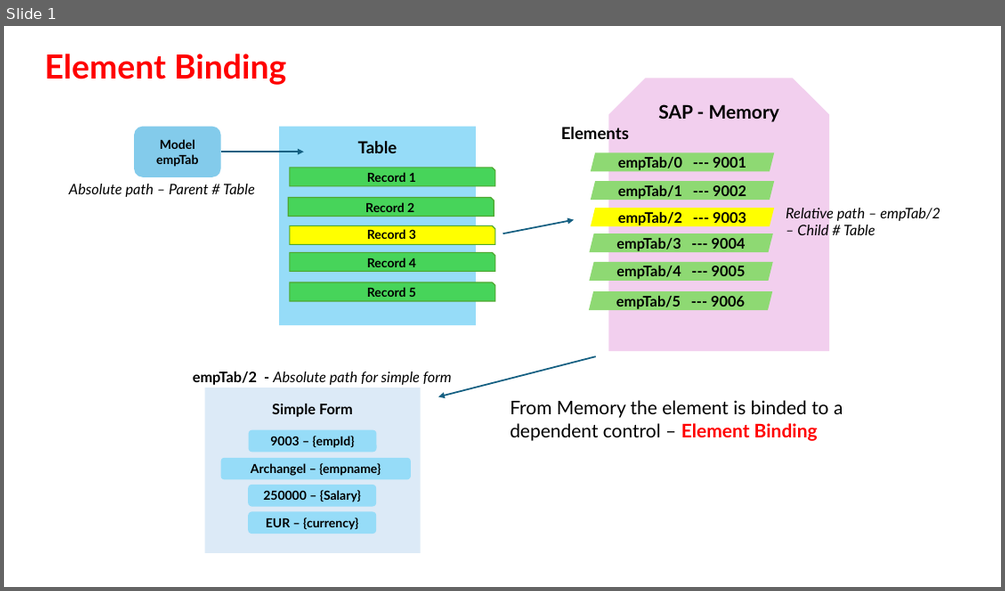
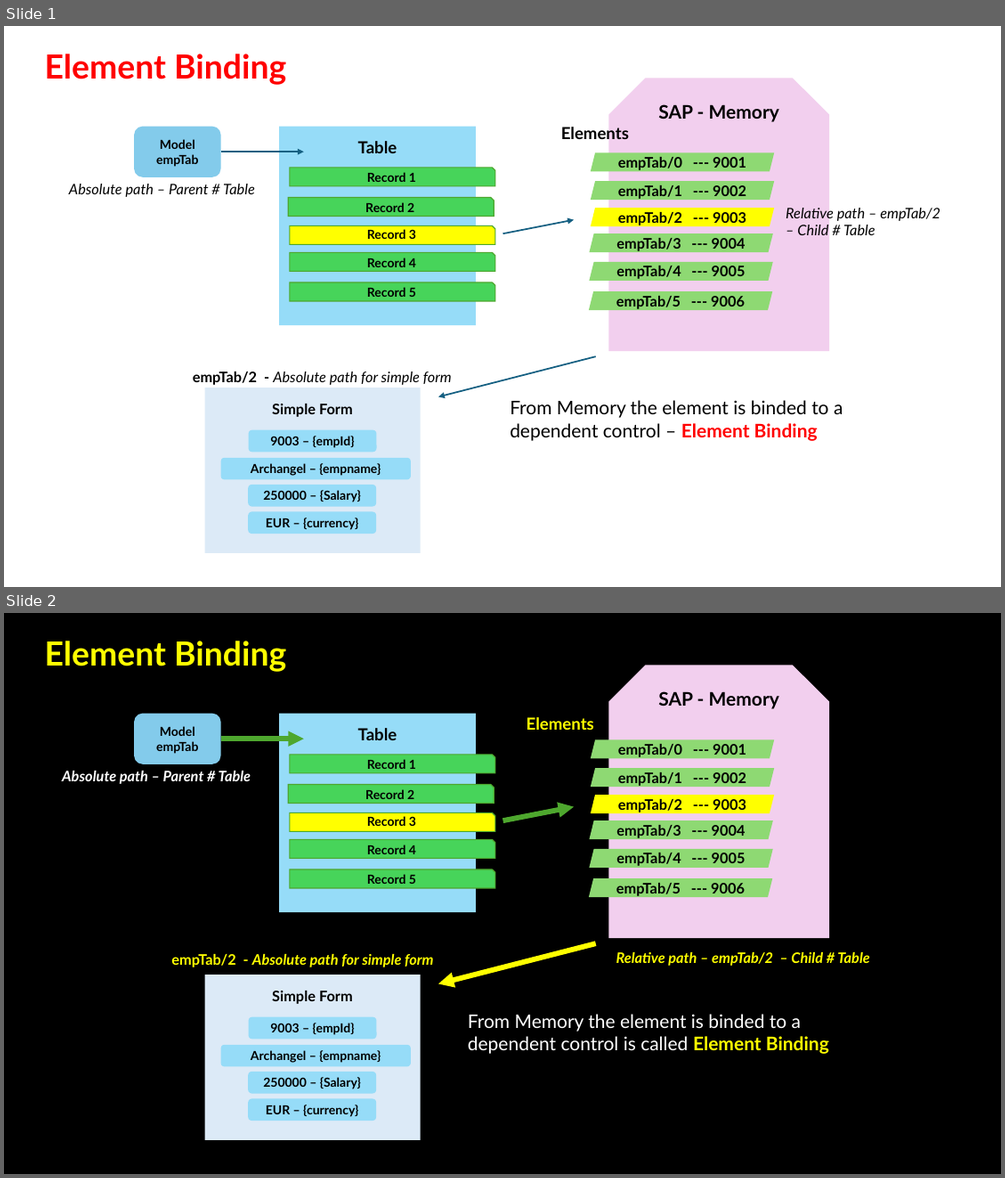
Before and after one commit to Octavius-Dante/Arthelais, a slide deck: ex_15/Element binding.pptx. Shown one above the other, each under a label of ours: slide 1 before the commit, slides 1 and 2 after it. The pictures are 1005x591 and 1005x1178 pixels, drawn with LibreOffice and Linux fonts; fonts in the diff are those of the drawing. Boxes give left, top, right and bottom in pixels: in the first picture for what was removed or moved away, otherwise in the second. Text is boxed around its words. In the diff, an @@ line names an element or a change of style, - is before the commit and + after.

```diff
--- a/ex_15/Element binding.pptx
+++ b/ex_15/Element binding.pptx
@@ slide 2 added at (4,613,1001,1174), background #000000 @@
@@ text added at (45,641,286,672), 32 pt, text #FFFF00, bold @@
+Element Binding
@@ arrow added from (596, 943) to (438, 984), #FFFF00 5 pt @@
@@ group added at (62,665,870,965): 6 parallelograms, 5 snip rects, 3 texts, 2 arrows, 1 rounded rectangle, 1 rectangle, 1 snip same rect @@
+Model
+empTab
+Table
+Record 1
+Record 2
+Record 3
+Record 4
+Record 5
+SAP - Memory
+empTab/0 --- 9001
+empTab/1 --- 9002
+empTab/2 --- 9003
+empTab/3 --- 9004
+empTab/4 --- 9005
+empTab/5 --- 9006
+Elements
+Absolute path – Parent # Table
+Relative path – empTab/2 – Child # Table
@@ text added at (468,1013,829,1054), 18 pt, text #FFFFFF @@
+From Memory the element is binded to a dependent control is called Element Binding
@@ group added at (171,954,433,1140): 4 rounded rectangles, 1 text, 1 rectangle @@
+empTab/2 - Absolute path for simple form
+Simple Form
+9003 – {empId}
+Archangel – {empname}
+250000 – {Salary}
+EUR – {currency}
```
Also in this commit, not shown: 2 other files.
